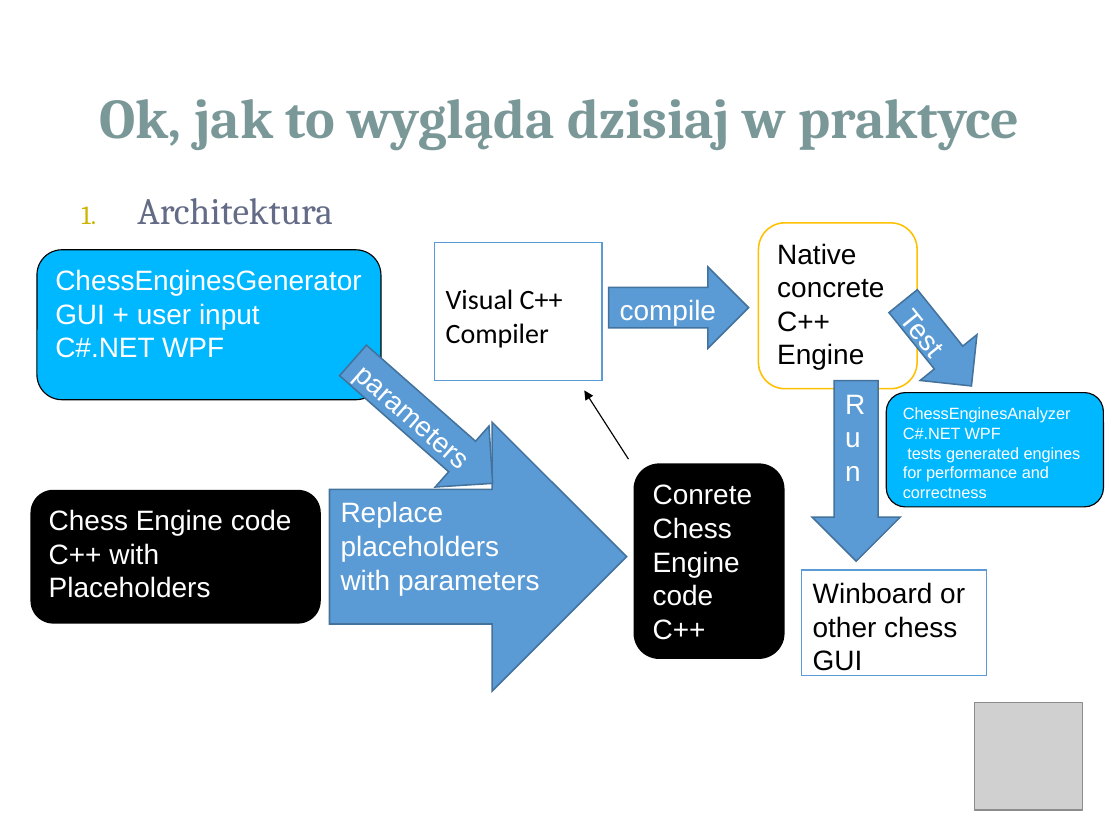
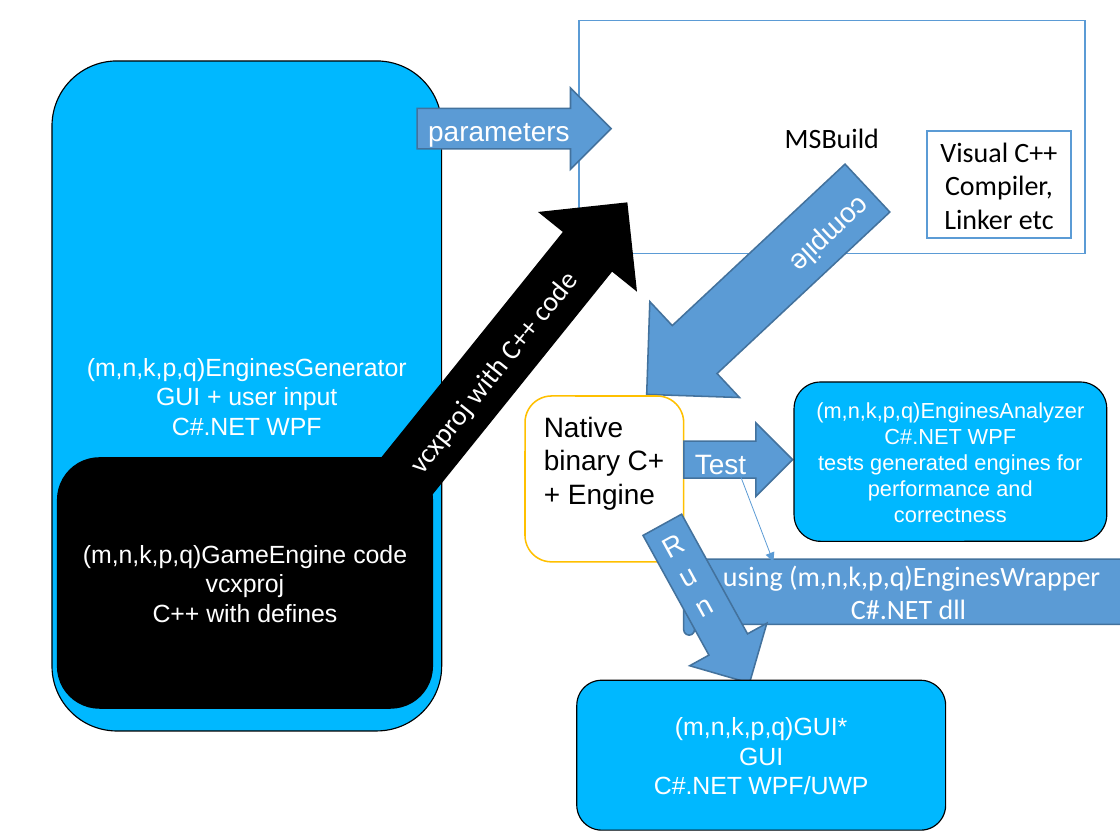
Before and after one commit to PawelTroka/LogicalGamesEnginesGenerator, a slide deck: slide 27 of docs/thesis/Presentation-pl.pptx (slide 61 before the commit). Drawn at 1120x840 pixels with LibreOffice and Linux fonts; fonts in the diff are those of the drawing; grey boxes stand for pictures. Boxes give left, top, right and bottom in pixels: in the first picture for what was removed or moved away, otherwise in the second. Text is boxed around its words. In the diff, an @@ line names an element or a change of style, - is before the commit and + after.

```diff
--- a/docs/thesis/Presentation-pl.pptx
+++ b/docs/thesis/Presentation-pl.pptx
@@ rectangle added at [579, 20, 1085, 253], fill #FFFFFF, outline #5B9BD5 1 pt, 18 pt, text #000000 @@
+MSBuild
@@ rounded rectangle "(m,n,k,p,q)EnginesGenerator": place and size @@
-rounded rectangle "(m,n,k,p,q)EnginesGenerator" at [37, 250, 381, 400]
+rounded rectangle "(m,n,k,p,q)EnginesGenerator" at [52, 60, 441, 730]
@@ right arrow "parameters" at [417, 88, 610, 170]: rotation 41 to 0 degrees @@
@@ text removed at [100, 99, 1020, 150] @@
-Ok, jak to wygląda dzisiaj w praktyce
@@ right arrow "compile" at [602, 139, 912, 442]: rotation 0 to 136 degrees @@
@@ vertical alignment top to middle in 4 elements at [794, 382, 1107, 541], [52, 60, 441, 730], [58, 458, 432, 708], [927, 131, 1072, 237] @@
@@ rectangle "Visual C++ Compiler, Linker etc": place and size @@
-rectangle "Visual C++ Compiler, Linker etc" at [435, 242, 603, 380]
+rectangle "Visual C++ Compiler, Linker etc" at [927, 131, 1072, 237]
@@ text in rectangle at [940, 142, 1057, 230]: text changed @@
-Microsoft Visual C++ Compiler
+Visual C++ Compiler, Linker etc
@@ right arrow added at [328, 164, 674, 553], fill #000000, outline #000000 1 pt, 18 pt, text #FFFFFF @@
+vcxproj with C++ code
@@ text removed at [137, 198, 332, 225] @@
-  1. Architektura
@@ text in rounded rectangle at [87, 358, 407, 381]: text changed; size 18 to 16 pt @@
-ChessEnginesGenerator
+(m,n,k,p,q)EnginesGenerator
@@ text in rounded rectangle at [156, 387, 338, 436]: size 18 to 16 pt in "GUI + user input", "C#.NET WPF"; alignment left to centre @@
@@ rounded rectangle "(m,n,k,p,q)EnginesAnalyzer": place and size @@
-rounded rectangle "(m,n,k,p,q)EnginesAnalyzer" at [886, 393, 1103, 507]
+rounded rectangle "(m,n,k,p,q)EnginesAnalyzer" at [794, 382, 1107, 541]
@@ rounded rectangle "Native binary C++ Engine": place and size @@
-rounded rectangle "Native binary C++ Engine" at [758, 223, 917, 389]
+rounded rectangle "Native binary C++ Engine" at [525, 396, 684, 562]
@@ text in rounded rectangle at [544, 416, 665, 509]: text changed @@
-Native concrete C++ Engine
+Native binary C++ Engine
@@ arrow removed from (628, 459) to (585, 391) @@
@@ text in rounded rectangle at [816, 402, 1084, 422]: text changed; size 10.5 to 14 pt @@
-ChessEnginesAnalyzer
+(m,n,k,p,q)EnginesAnalyzer
@@ right arrow removed at [329, 422, 626, 691] @@
-Replace placeholders with parameters
@@ right arrow "Test" at [684, 423, 793, 497]: rotation 51 to 0 degrees @@
@@ text in rounded rectangle at [818, 428, 1082, 523]: size 10.5 to 14 pt in "C#.NET WPF", "tests generated engines for performance and correctness"; alignment left to centre @@
@@ rounded rectangle "(m,n,k,p,q)GameEngine code vcxproj": place and size @@
-rounded rectangle "(m,n,k,p,q)GameEngine code vcxproj" at [31, 491, 320, 623]
+rounded rectangle "(m,n,k,p,q)GameEngine code vcxproj" at [58, 458, 432, 708]
@@ rounded rectangle removed at [634, 464, 784, 657] @@
-Conrete Chess Engine code
-C++
@@ arrow added from (740, 476) to (774, 562), #5B9BD5 0.5 pt @@
@@ down arrow "Run" at [624, 504, 788, 705]: rotation 0 to 331 degrees @@
@@ text in rounded rectangle at [83, 545, 407, 623]: text changed; size 18 to 16 pt @@
-Chess Engine code
-C++ with Placeholders
+(m,n,k,p,q)GameEngine code
+vcxproj
+C++ with defines
@@ horizontal scroll added at [684, 548, 1120, 635], fill #5B9BD5, outline #43739E 1 pt, 18 pt, text #FFFFFF @@
+using (m,n,k,p,q)EnginesWrapper
+C#.NET dll
@@ rectangle removed at [802, 570, 987, 675] @@
-Winboard or other chess GUI
@@ rounded rectangle added at [577, 680, 945, 830], fill #00B8FF, outline #000000 0.75 pt, 16 pt, text #FFFFFF @@
+(m,n,k,p,q)GUI*
+GUI
+C#.NET WPF/UWP
@@ picture removed at [974, 702, 1082, 810] @@
```
Also in this commit, not shown: 7 other slides changed, 59 slides added, 46 slides removed.
